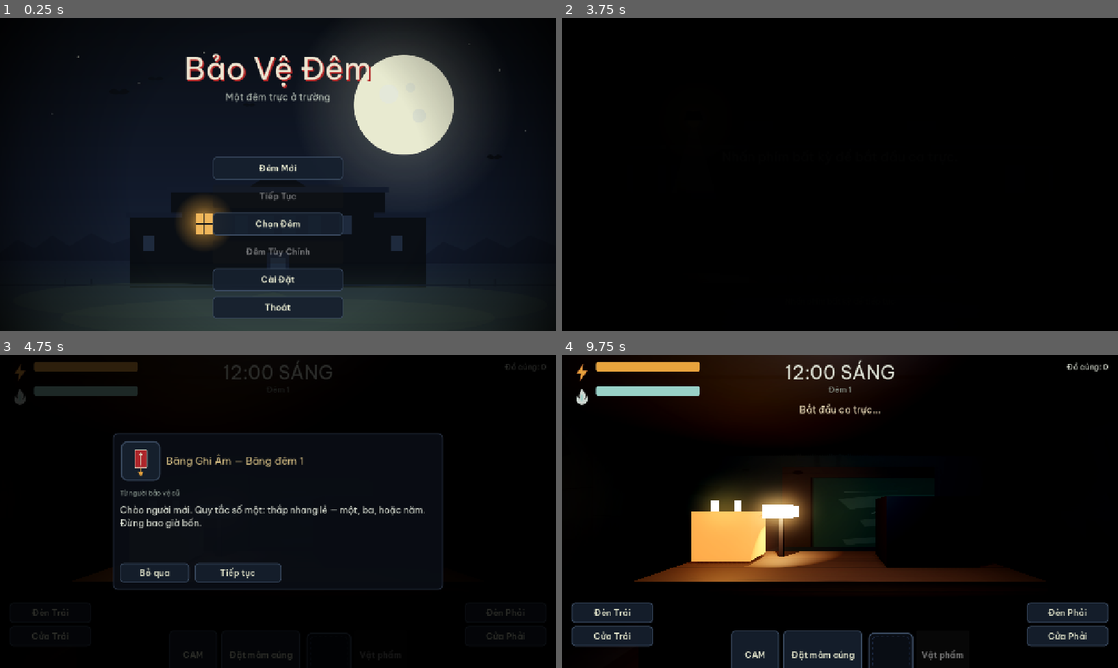
Above: before the commit, frames 1-4 (two rows, left to right).
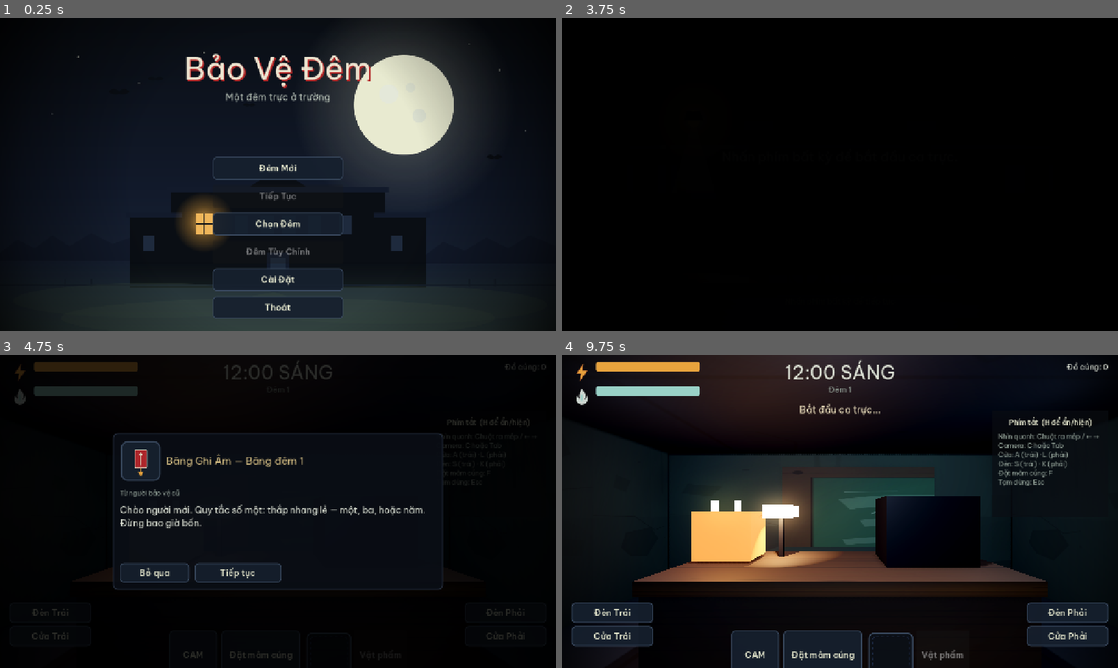
Above: after the commit, the same moments.

Repository: cthpAiden/nightwatch
Game: Godot game, scene res://scenes/screens/MainMenu.tscn
Same seed, same stepped clock (60 frames per second), same inputs: the game is played once before the commit and once after it.
Inputs (mouse positions are in pixels of both pictures, inside the frame that each line leads up to):
- Up to frame 1 (0.25 s): no input
- Up to frame 2 (3.75 s): click "Đêm Mới" at 0.5 s; tap Enter at 1.25 s; move the mouse to (962, 158) at 1.27 s; hold Right (pan_right) 1.28-2.03 s; hold F (place_offering) 1.28-2.03 s; click (962, 158) at 1.42 s; move the mouse to (728, 190) at 2.02 s; hold A (left_door) 2.03-2.78 s; tap Tab (toggle_cameras) at 2.1, 3.6 s; click (728, 190) at 2.17 s; tap Down (pan_reset) at 2.75 s; move the mouse to (895, 105) at 2.77 s; hold F (place_offering) 2.78-3.53 s; hold Right (pan_right) from 2.78 s (still down); click (895, 105) at 2.92 s; move the mouse to (812, 237) at 3.52 s; click (812, 237) at 3.67 s
- Up to frame 3 (4.75 s): release Right (pan_right) at 4.25 s; click (489, 423) at 4.25 s, where only the run after the commit has a clickable "Phím tắt (H để ẩn/hiện)"
- Up to frame 4 (9.75 s): click "Đèn Trái" at 5 s; click "Cửa Trái" at 5.75 s; click "Đèn Phải" at 6.5 s; click "Cửa Phải" at 7.25 s; click "CAM" at 8 s; click "Đặt mâm cúng" at 8.75 s; click "Bỏ qua" at 9.5 s

Frames 1-2 are identical in both runs. In frame 3, 0.1% of the frame differs, in the area x 79-96%, y 19-42%; in frame 4, 23%, in the area x 7-97%, y 0-96%.

Commit message:
Real door sounds, room brightness, faster nights, keybind panel, subtler cues
- audio: rewrite door_slam/door_creak as a metal roller-shutter (slide + clunk)
  instead of the UFO-like pitch sweep; regenerated WAVs.
- guard_room: brighten the room (ambient 0.5->0.95, ceiling 1.7->2.6 + wider
  range, 3 fill lights) and stop the ceiling tube blowing out (emission 4->1.6,
  glow intensity 0.6->0.3, threshold 0.95->1.3, soft-light blend).
- guard_room: clearer eased roller-door slide (down-settle on close, slower
  glide on open), open by default.
- game_state: nights ~28% quicker (seconds/hour lowered across the story).
- hud: toggleable keybindings cheat-sheet, top-right under the offerings count
  (header button or the new H key).
- ong_ke / threat_base: the door cue no longer names the threat or the door —
  just a knock + vague unease, so you must check the doorway lights yourself
  (proper FNAF loop) instead of it being a free answer.

Co-Authored-By: Claude Opus 4.8 <noreply@anthropic.com>

Diff:
--- a/localization/strings.csv
+++ b/localization/strings.csv
@@ -128,7 +128,14 @@
 MADA_RESIST,"Kệ tiếng dưới nước. Đừng trả lời.","Ignore the voice in the water. Don't answer."
 MATROI_RULE,"Thấy đốm xanh thì đi chậm. Đừng chạy.","See the blue flame? Walk slow. Don't run."
 CAT_WARN,Con Mun nhảy qua rồi! Coi chừng!,Mun jumped over it! Watch out!
-THREAT_AT_DOOR,"Có gì đó ngoài cửa... ({0})","Something's at the door... ({0})"
+THREAT_NEARBY,"Có tiếng động đâu đó... kiểm tra đèn cửa đi.","A noise somewhere... check the doorway lights."
+HELP_TITLE,Phím tắt  (H để ẩn/hiện),Controls  (H to show/hide)
+HELP_LOOK,"Nhìn quanh: Chuột ra mép / ← →","Look around: Mouse to edges / ← →"
+HELP_CAM,Camera: C hoặc Tab,Cameras: C or Tab
+HELP_DOORS,Cửa: A (trái) · L (phải),Doors: A (left) · L (right)
+HELP_LIGHTS,Đèn: S (trái) · K (phải),Lights: S (left) · K (right)
+HELP_OFFERING2,Đặt mâm cúng: F,Place offering: F
+HELP_PAUSE,Tạm dừng: Esc,Pause: Esc
 DAWN_GREET,"6 giờ. Trời sáng rồi. Mình qua được rồi.","6 o'clock. Dawn. We made it."
 TABOO_NO_NAME,Đừng gọi tên ai sau nửa đêm.,Don't call anyone's name after midnight.
 INCENSE_RULE,"Thắp nhang lẻ — một, ba, năm. Đừng bốn.","Light odd incense — one, three, five. Never four."
--- a/project.godot
+++ b/project.godot
@@ -96,6 +96,11 @@
 "events": [Object(InputEventKey,"resource_local_to_scene":false,"resource_name":"","device":-1,"window_id":0,"alt_press …(195 unchanged characters)…
 ]
 }
+toggle_help={
+"deadzone": 0.5,
+"events": [Object(InputEventKey,"resource_local_to_scene":false,"resource_name":"","device":-1,"window_id":0,"alt_pressed":false,"shift_pressed":false,"ctrl_pressed":false,"meta_pressed":false,"pressed":false,"keycode":0,"physical_keycode":72,"key_label":0,"unicode":0,"location":0,"echo":false,"script":null)
+]
+}
 
 [internationalization]
 
--- a/scripts/core/game_state.gd
+++ b/scripts/core/game_state.gd
@@ -17,13 +17,15 @@
 ## Story table — mirrors DESIGN.md §7. Threats are introduced one at a time so each
 ## distinct mechanic is learned before stacking. IDs match scripts/threats + data.
 ## Tuned for "approachable, then ramps hard". Difficulty scales these at runtime.
+## "spd" = real seconds per in-game hour (×6 hours = night length). Tuned a bit
+## quicker than before so a night moves at a livelier pace.
 const STORY := {
-	1: {"levels": {"ong_ke": 2}, "vendor": false, "spd": 96.0},
-	2: {"levels": {"ong_ke": 3, "ma_da": 2}, "vendor": true, "spd": 92.0},
-	3: {"levels": {"ong_ke": 4, "ma_da": 3, "co_hon": 3}, "vendor": true, "spd": 90.0},
-	4: {"levels": {"ong_ke": 5, "ma_da": 4, "co_hon": 4, "quy_nhap_trang": 3}, "vendor": true, "spd": 87.0},
-	5: {"levels": {"ong_ke": 6, "ma_da": 5, "co_hon": 5, "quy_nhap_trang": 4, "ma_troi": 4}, "vendor": true, "spd": 84.0},
-	6: {"levels": {"ong_ke": 7, "ma_da": 6, "co_hon": 6, "quy_nhap_trang": 6, "ma_troi": 6, "oan_hon": 8}, "vendor": true, "spd": 80.0},
+	1: {"levels": {"ong_ke": 2}, "vendor": false, "spd": 68.0},
+	2: {"levels": {"ong_ke": 3, "ma_da": 2}, "vendor": true, "spd": 66.0},
+	3: {"levels": {"ong_ke": 4, "ma_da": 3, "co_hon": 3}, "vendor": true, "spd": 64.0},
+	4: {"levels": {"ong_ke": 5, "ma_da": 4, "co_hon": 4, "quy_nhap_trang": 3}, "vendor": true, "spd": 62.0},
+	5: {"levels": {"ong_ke": 6, "ma_da": 5, "co_hon": 5, "quy_nhap_trang": 4, "ma_troi": 4}, "vendor": true, "spd": 60.0},
+	6: {"levels": {"ong_ke": 7, "ma_da": 6, "co_hon": 6, "quy_nhap_trang": 6, "ma_troi": 6, "oan_hon": 8}, "vendor": true, "spd": 58.0},
 }
 
 func _ready() -> void:
--- a/scripts/systems/guard_room.gd
+++ b/scripts/systems/guard_room.gd
@@ -12,10 +12,11 @@
 const ROOM_TEX := "res://assets/art/room/"
 
 # Light energies (kept as named constants so power-loss / restore is consistent).
-const CEILING_ENERGY := 1.7
+const CEILING_ENERGY := 2.6
 const DOOR_LIGHT_ENERGY := 7.0
 const DESK_LAMP_ENERGY := 3.2
 const ALTAR_ENERGY := 2.0
+const TUBE_EMISSION := 1.6
 
 const DOOR_CLOSED_Y := 1.35
 const DOOR_OPEN_Y := 3.7
@@ -63,22 +64,23 @@
 	env.background_mode = Environment.BG_COLOR
 	env.background_color = Color(0.015, 0.02, 0.035)
 	env.ambient_light_source = Environment.AMBIENT_SOURCE_COLOR
-	env.ambient_light_color = Color(0.22, 0.26, 0.34)
-	env.ambient_light_energy = 0.5
+	env.ambient_light_color = Color(0.26, 0.3, 0.4)
+	env.ambient_light_energy = 0.95
 	# Atmospheric depth, but lighter than before so the room reads clearly.
 	env.fog_enabled = true
-	env.fog_light_color = Color(0.06, 0.08, 0.12)
-	env.fog_density = 0.018
+	env.fog_light_color = Color(0.07, 0.09, 0.13)
+	env.fog_density = 0.012
 	env.tonemap_mode = Environment.TONE_MAPPER_FILMIC
-	env.tonemap_exposure = 1.05
-	env.tonemap_white = 2.0
-	# Bloom makes lamps actually read as light sources (not flat "orbs").
+	env.tonemap_exposure = 1.1
+	env.tonemap_white = 3.0
+	# Gentle bloom so lamps read as light sources — kept low so the ceiling tube
+	# no longer blows out into a giant white blob.
 	env.glow_enabled = true
-	env.glow_intensity = 0.6
-	env.glow_strength = 1.05
-	env.glow_bloom = 0.12
-	env.glow_blend_mode = Environment.GLOW_BLEND_MODE_SCREEN
-	env.glow_hdr_threshold = 0.95
+	env.glow_intensity = 0.3
+	env.glow_strength = 0.9
+	env.glow_bloom = 0.06
+	env.glow_blend_mode = Environment.GLOW_BLEND_MODE_SOFTLIGHT
+	env.glow_hdr_threshold = 1.3
 	# Contact shadows / grounding.
 	env.ssao_enabled = true
 	env.ssao_radius = 1.2
@@ -104,23 +106,24 @@
 	_ceiling.position = Vector3(0, 2.82, -0.6)
 	_ceiling.light_color = Color(0.78, 0.84, 0.92)
 	_ceiling.light_energy = CEILING_ENERGY
-	_ceiling.omni_range = 12.0
-	_ceiling.omni_attenuation = 1.4
+	_ceiling.omni_range = 15.0
+	_ceiling.omni_attenuation = 1.0
 	_ceiling.shadow_enabled = true
 	add_child(_ceiling)
-	# soft fill so corners aren't pitch black
-	var fill := OmniLight3D.new()
-	fill.position = Vector3(0, 2.5, 1.8)
-	fill.light_color = Color(0.5, 0.58, 0.72)
-	fill.light_energy = 0.5
-	fill.omni_range = 10.0
-	add_child(fill)
+	# soft fills so the floor and corners aren't pitch black
+	for fp in [Vector3(0, 2.5, 1.8), Vector3(-2.4, 2.4, -1.5), Vector3(2.4, 2.4, -1.5)]:
+		var fill := OmniLight3D.new()
+		fill.position = fp
+		fill.light_color = Color(0.55, 0.62, 0.76)
+		fill.light_energy = 1.0
+		fill.omni_range = 9.0
+		add_child(fill)
 
 	_tube_mat = StandardMaterial3D.new()
 	_tube_mat.albedo_color = Color(0.9, 0.95, 1.0)
 	_tube_mat.emission_enabled = true
 	_tube_mat.emission = Color(0.85, 0.92, 1.0)
-	_tube_mat.emission_energy_multiplier = 4.0
+	_tube_mat.emission_energy_multiplier = TUBE_EMISSION
 	var tube := _box(Vector3(2.4, 0.08, 0.2), Vector3(0, 2.92, -0.6), _tube_mat)
 	tube.cast_shadow = GeometryInstance3D.SHADOW_CASTING_SETTING_OFF
 
@@ -366,7 +369,7 @@
 	if on:
 		_ceiling.light_energy = CEILING_ENERGY
 		if _tube_mat:
-			_tube_mat.emission_energy_multiplier = 4.0
+			_tube_mat.emission_energy_multiplier = TUBE_EMISSION
 		if _desk_lamp:
 			_desk_lamp.light_energy = DESK_LAMP_ENERGY
 		if _desk_lamp_mat:
@@ -388,8 +391,13 @@
 	_door_closed[side] = closed
 	var door: Node3D = _doors[side]
 	var ty := DOOR_CLOSED_Y if closed else DOOR_OPEN_Y
+	# A visible roller-shutter slide: down with a firm settle when closing, up
+	# (a touch slower) when opening. Always retargets cleanly if toggled mid-slide.
 	var tw := create_tween()
-	tw.tween_property(door, "position:y", ty, 0.35).set_trans(Tween.TRANS_QUAD)
+	if closed:
+		tw.tween_property(door, "position:y", ty, 0.45).set_trans(Tween.TRANS_QUAD).set_ease(Tween.EASE_OUT)
+	else:
+		tw.tween_property(door, "position:y", ty, 0.55).set_trans(Tween.TRANS_SINE).set_ease(Tween.EASE_IN_OUT)
 	Audio.play_sfx("door_slam" if closed else "door_creak", -4.0)
 	Events.door_toggled.emit(side, closed)
 
--- a/scripts/systems/night_controller.gd
+++ b/scripts/systems/night_controller.gd
@@ -290,6 +290,9 @@
 	if e.is_action_pressed("pause_game"):
 		request_pause()
 		return
+	if e.is_action_pressed("toggle_help"):
+		hud.toggle_help()
+		return
 	if shop.visible or cassette.visible or pause.visible:
 		return
 	if not _running:
--- a/scripts/threats/threat_base.gd
+++ b/scripts/threats/threat_base.gd
@@ -149,10 +149,11 @@
 	_attack_accum = 0.0
 	Events.threat_relocated.emit(id, current_location)
 	Events.threat_at_door.emit(id, side)
-	# Audible warning: you should know something reached a door even with the
-	# doorway light off (it's the cue to react — light it up or shut the door).
-	Audio.play_sfx("knock", -5.0)
-	Events.notify.emit("THREAT_AT_DOOR", [tr(name_key)])
+	# Diegetic warning only: a knock + a vague unease. It does NOT say which door
+	# or what it is — you have to check the doorway lights to find out, then react
+	# (light it up and hold still, or shut the door). That's the tension.
+	Audio.play_sfx("knock", -4.0)
+	Events.notify.emit("THREAT_NEARBY", [])
 	# If the relevant counter is already engaged, leave immediately.
 	if _is_repelled_now():
 		repel()
--- a/scripts/ui/hud.gd
+++ b/scripts/ui/hud.gd
@@ -19,6 +19,8 @@
 var _answer_btn: Button
 var _drain_btn: Button
 var _invite_btn: Button
+var _help_panel: Control
+var _help_lines: VBoxContainer
 var _door_btn := {}
 var _light_btn := {}
 var _toast_t := 0.0
@@ -131,6 +133,8 @@
 	_invite_btn.modulate = Color(1.0, 0.85, 0.5)
 	add_child(_invite_btn)
 
+	_build_help()
+
 	# toast + warning (center)
 	_toast = UI.text_label("", 22, Color(1, 0.95, 0.8), HORIZONTAL_ALIGNMENT_CENTER)
 	UI.place(_toast, 0.5, 0, 0.5, 0, -400, 112, 400, 150)
@@ -145,6 +149,34 @@
 	b.mouse_filter = Control.MOUSE_FILTER_STOP
 	b.pressed.connect(cb)
 	return b
+
+# Top-right keybindings cheat-sheet, under the offerings count. Toggle with the
+# header button or the H key (request_toggle from NightController).
+func _build_help() -> void:
+	_help_panel = Control.new()
+	_help_panel.mouse_filter = Control.MOUSE_FILTER_IGNORE
+	UI.place(_help_panel, 1, 0, 1, 0, -288, 128, -22, 372)
+	add_child(_help_panel)
+	var bg := UI.color_rect(Color(0.04, 0.05, 0.07, 0.62))
+	UI.full(bg)
+	_help_panel.add_child(bg)
+	var col := UI.vbox(3)
+	UI.place(col, 0, 0, 1, 1, 12, 8, -12, -8)
+	_help_panel.add_child(col)
+	var hdr := UI.button("HELP_TITLE", 0, 30)
+	hdr.flat = true
+	hdr.mouse_filter = Control.MOUSE_FILTER_STOP
+	hdr.add_theme_font_size_override("font_size", 16)
+	hdr.pressed.connect(toggle_help)
+	col.add_child(hdr)
+	_help_lines = UI.vbox(2)
+	col.add_child(_help_lines)
+	for k in ["HELP_LOOK", "HELP_CAM", "HELP_DOORS", "HELP_LIGHTS", "HELP_OFFERING2", "HELP_PAUSE"]:
+		_help_lines.add_child(UI.label(k, 15, UI.COL_DIM))
+
+func toggle_help() -> void:
+	if _help_lines:
+		_help_lines.visible = not _help_lines.visible
 
 func _connect() -> void:
 	Events.power_changed.connect(func(c, m): _power_bar.value = c)
Not shown, added: docs/shots/lighting_door.png.import
Binary file added: docs/shots/v3_front.png
Binary file changed: localization/strings.en.translation
Binary file changed: localization/strings.vi.translation
Not shown, changed: assets/audio/jumpscare/jumpscare.wav
Not shown, changed: assets/audio/music/ambience_dread.wav
Not shown, changed: assets/audio/music/ambience_night.wav
Not shown, changed: assets/audio/sfx/breathing.wav
Not shown, changed: assets/audio/sfx/camera_down.wav
Not shown, changed: assets/audio/sfx/camera_switch.wav
Not shown, changed: assets/audio/sfx/camera_up.wav
Not shown, changed: assets/audio/sfx/door_creak.wav
(and 10 more such lines)
